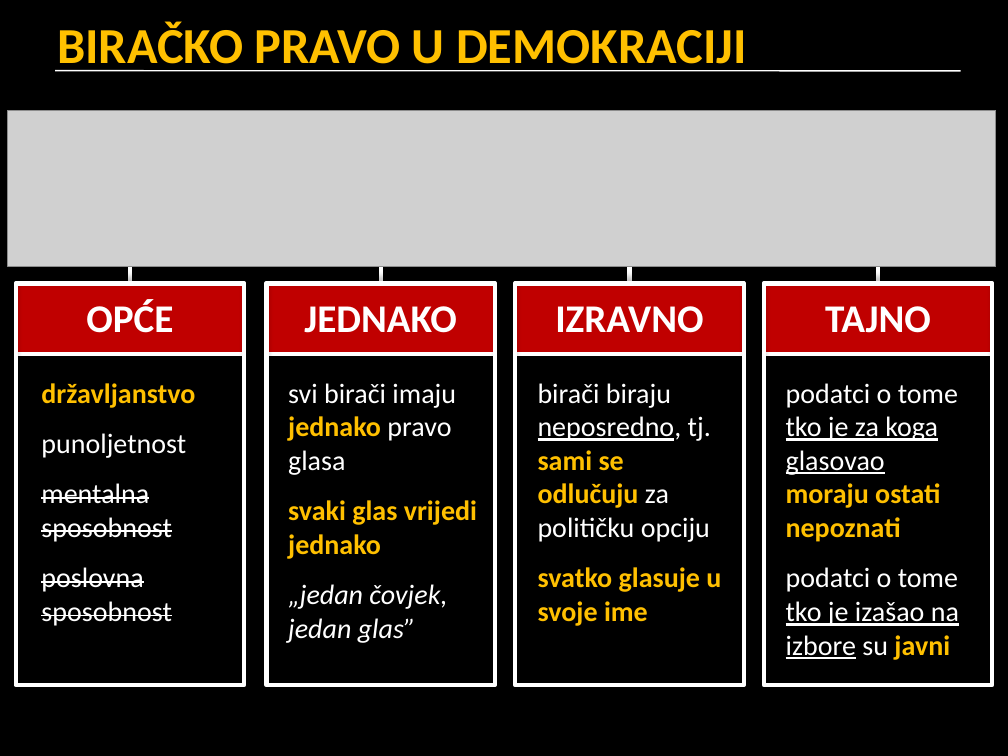
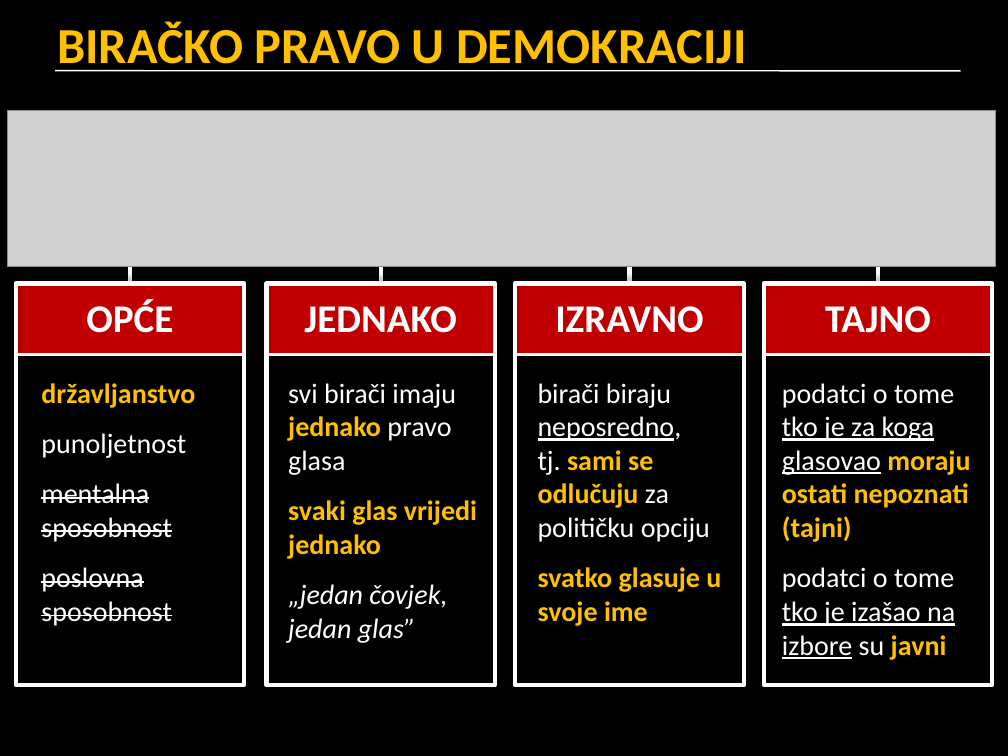
Before and after one commit to srednja-skola/politika, a slide deck: slide 6 of data/pptx/005_izbori.pptx. Drawn at 1008x756 pixels with LibreOffice and Linux fonts; fonts in the diff are those of the drawing; grey boxes stand for pictures. Boxes give left, top, right and bottom in pixels: in the first picture for what was removed or moved away, otherwise in the second. Text is boxed around its words. In the diff, an @@ line names an element or a change of style, - is before the commit and + after.

```diff
--- a/data/pptx/005_izbori.pptx
+++ b/data/pptx/005_izbori.pptx
@@ text at (782, 383, 970, 542): text changed @@
-podatci o tome tko je za koga glasovao moraju ostati nepoznati
+podatci o tome tko je za koga glasovao moraju ostati nepoznati (tajni)
```
Also in this commit, not shown: 30 other slides changed, 1 slide added.
